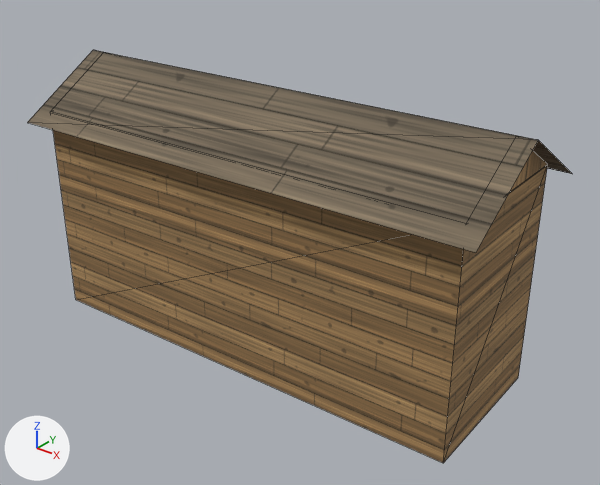
Renders of the glTF model world/bridgehollow/export/models/buildings/bld_house_020.glb from each side of a commit.
Camera for both pictures: a 50 mm camera at (8.56, -10.09, 8.33) aimed at (0.46, 0.03, 2.06). The lights are fixed; the arrows at lower left show +X, +Y and +Z. The picture after the commit comes second. Mesh edges are drawn as thin lines. Vertices at exactly the same position are counted once.

The older version as bpy lines, for what is in view:
```python
me_bld_house_020 = bpy.data.meshes.new('bld_house_020')
me_bld_house_020.from_pydata(...)  # 24 vertices, 16 faces; spans x -4.49..4.49, y -1.84..1.84, z 0.0..4.72
# faces by material slot: [12, 4]
me_bld_house_020.materials.append(mat_mat_plank)  # picture img_mat_plank
me_bld_house_020.materials.append(mat_mat_timber_roof)  # picture img_mat_timber_roof
ob_bld_house_020 = bpy.data.objects.new('bld_house_020', me_bld_house_020)
ob_bld_house_020.location = (0.0, 0.0, 0.0)
```
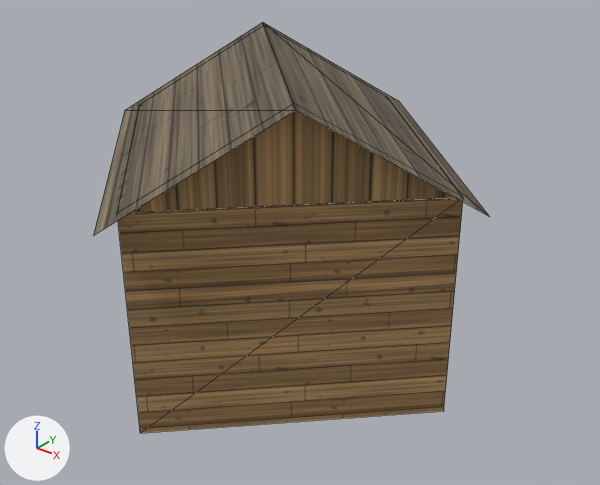
Boxes (x1, y1, x2, y2) around the edits, measured in the pictures (600 x 485 px):
'bld_house_020', reshaped (27% narrower)
    before: (27, 50, 572, 463)
    after: (93, 22, 489, 433)

The edits, one by one:
me_bld_house_020 is used by ob_bld_house_020; location (0.0, 0.0, 0.0).
me_bld_house_020 had 24 vertices, 16 faces and spanned x -4.49..4.49, y -1.84..1.84, z 0.0..4.72.
me_bld_house_020 now has 24 vertices, 16 faces and spans x -3.97..3.97, y -3.97..3.97, z 0.0..5.2.
Part 1, on me_bld_house_020:
Vertex 0 of me_bld_house_020 moves from (-4.07, -1.52, 0.0) at pixel (75, 299) to (-0.12, 3.54, 0.0).
Vertex 1 of me_bld_house_020 moves from (4.16, -1.19, 0.0) at pixel (443, 463) to (-3.54, 0.09, 0.0).
Vertex 2 of me_bld_house_020 moves from (4.16, -1.19, 3.9) at pixel (466, 223) to (-3.54, 0.09, 3.75) at pixel (138, 105).
Vertex 3 of me_bld_house_020 moves from (-4.07, -1.52, 3.9) at pixel (50, 111) to (-0.12, 3.54, 3.75) at pixel (387, 97).
Vertex 4 of me_bld_house_020 moves from (4.07, 1.52, 0.0) at pixel (518, 377) to (0.12, -3.54, 0.0) at pixel (140, 433).
Vertex 5 of me_bld_house_020 moves from (4.07, 1.52, 3.9) at pixel (547, 164) to (0.12, -3.54, 3.75) at pixel (116, 213).
Vertex 6 of me_bld_house_020 moves from (-4.16, 1.22, 0.0) to (3.54, -0.09, 0.0) at pixel (443, 411).
Vertex 7 of me_bld_house_020 moves from (-4.16, 1.22, 3.9) to (3.54, -0.09, 3.75) at pixel (463, 197).
Vertex 8 of me_bld_house_020 moves from (-4.07, -1.52, 3.88) at pixel (50, 112) to (-0.12, 3.54, 3.73) at pixel (387, 98).
Vertex 9 of me_bld_house_020 moves from (4.16, -1.19, 3.88) to (-3.54, 0.09, 3.73) at pixel (139, 106).
Vertex 10 of me_bld_house_020 moves from (4.07, 1.52, 3.88) at pixel (547, 165) to (0.12, -3.54, 3.73) at pixel (117, 214).
Vertex 11 of me_bld_house_020 moves from (-4.16, 1.22, 3.88) to (3.54, -0.09, 3.73) at pixel (463, 198).
Vertex 12 of me_bld_house_020 moves from (-4.17, 1.22, 3.9) to (0.12, -3.54, 3.75) at pixel (116, 213).
Vertex 13 of me_bld_house_020 moves from (-4.07, -1.52, 3.9) at pixel (50, 111) to (3.54, -0.09, 3.75) at pixel (463, 197).
Vertex 14 of me_bld_house_020 moves from (-4.12, -0.15, 4.72) at pixel (103, 52) to (1.83, -1.81, 5.2) at pixel (293, 103).
Vertex 15 of me_bld_house_020 moves from (4.17, -1.22, 3.9) at pixel (465, 224) to (-0.12, 3.54, 3.75) at pixel (387, 97).
Vertex 16 of me_bld_house_020 moves from (4.07, 1.52, 3.9) at pixel (547, 164) to (-3.54, 0.09, 3.75) at pixel (138, 105).
Vertex 17 of me_bld_house_020 moves from (4.12, 0.15, 4.72) at pixel (516, 135) to (-1.83, 1.81, 5.2) at pixel (263, 25).
Vertex 18 of me_bld_house_020 moves from (4.36, 1.84, 3.72) at pixel (572, 174) to (-3.97, 0.09, 3.57) at pixel (124, 110).
Vertex 19 of me_bld_house_020 moves from (-4.49, 1.51, 3.72) to (0.12, -3.97, 3.57) at pixel (93, 235).
Vertex 20 of me_bld_house_020 moves from (-4.42, -0.16, 4.72) at pixel (93, 49) to (2.05, -2.03, 5.2) at pixel (296, 110).
Vertex 21 of me_bld_house_020 moves from (4.42, 0.16, 4.72) at pixel (538, 139) to (-2.05, 2.03, 5.2) at pixel (262, 22).
Vertex 22 of me_bld_house_020 moves from (-4.36, -1.84, 3.72) at pixel (27, 122) to (3.97, -0.09, 3.57) at pixel (489, 216).
Vertex 23 of me_bld_house_020 moves from (4.49, -1.51, 3.72) at pixel (475, 252) to (-0.12, 3.97, 3.57) at pixel (399, 101).
